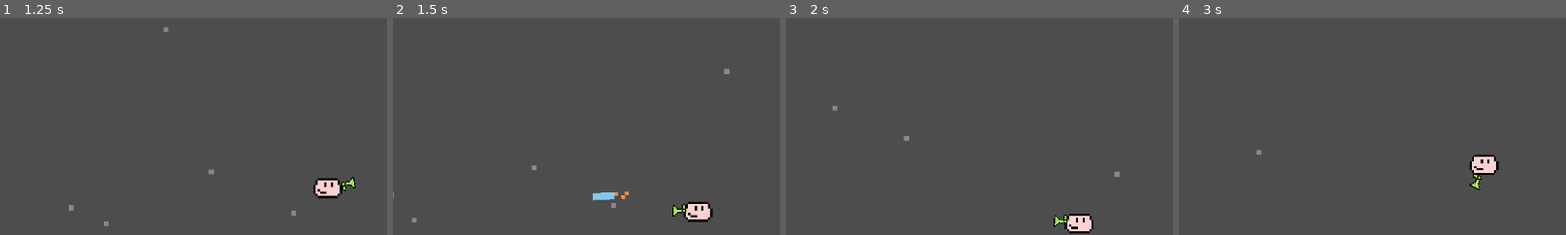
Above: before the commit, frames 1-4 (left to right).
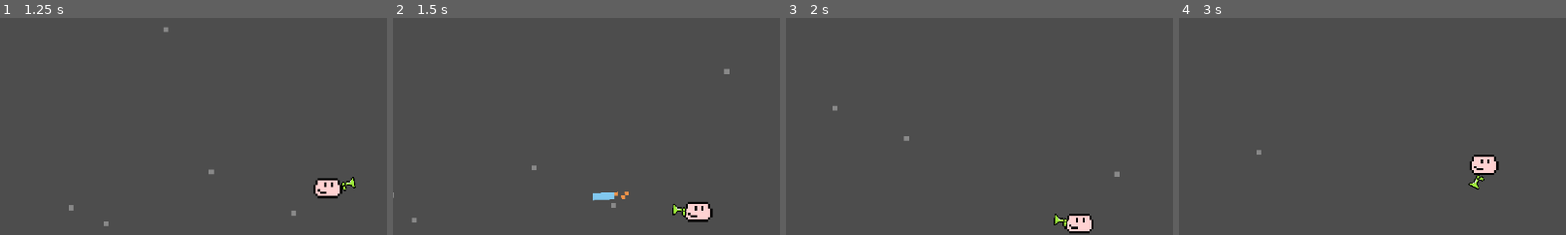
Above: after the commit, the same moments.

Repository: S0nter/azamnoyer
Game: Godot game, scene res://scenes/Main.tscn
The game is run twice, just before and just after one commit, with the same random seed, the same clock (stepped at 60 frames per second) and the same inputs.
Inputs (mouse positions are % of the whole screen's width and height, from its top left):
- Up to frame 1 (1.25 s): tap Enter at 0.5 s; move the mouse to (72, 45) at 0.52 s; hold D (right) from 0.53 s (still down); hold Space (shoot) from 0.53 s (still down)
- Up to frame 2 (1.5 s): move the mouse to (30, 55) at 1.27 s; release D (right) at 1.28 s; release Space (shoot) at 1.28 s; hold S (down) from 1.28 s (still down); tap Space (shoot) at 1.35 s
- Up to frame 3 (2 s): keep holding S (down)
- Up to frame 4 (3 s): move the mouse to (60, 28) at 2.02 s; release S (down) at 2.03 s; hold D (right) 2.03-2.78 s; hold Space (shoot) 2.03-2.78 s; move the mouse to (45, 70) at 2.77 s; hold W (up) from 2.78 s (still down); tap Space (shoot) at 2.85 s
The pictures show only the part of the screen within x 12-62%, y 11-61%; the shares and areas given below are measured in that part.

Frame 1 is identical in both runs. In frame 2, 0.1% of the frame differs, in the area x 72-76%, y 85-92%; in frame 3, 0.1%; in frame 4, 0.1%.

Commit message:
Flip gun when necessary

Diff:
--- a/scripts/Gun.gd
+++ b/scripts/Gun.gd
@@ -37,6 +37,11 @@
 		global_position = player.global_position + (mouse - player.global_position).normalized() * offset_of_player
 	look_at(aim_point)
 
+	if player.global_position.x > global_position.x:
+		flip_v = true
+	else:
+		flip_v = false
+
 
 func distance(vec1, vec2):
 	vec1 -= vec2
